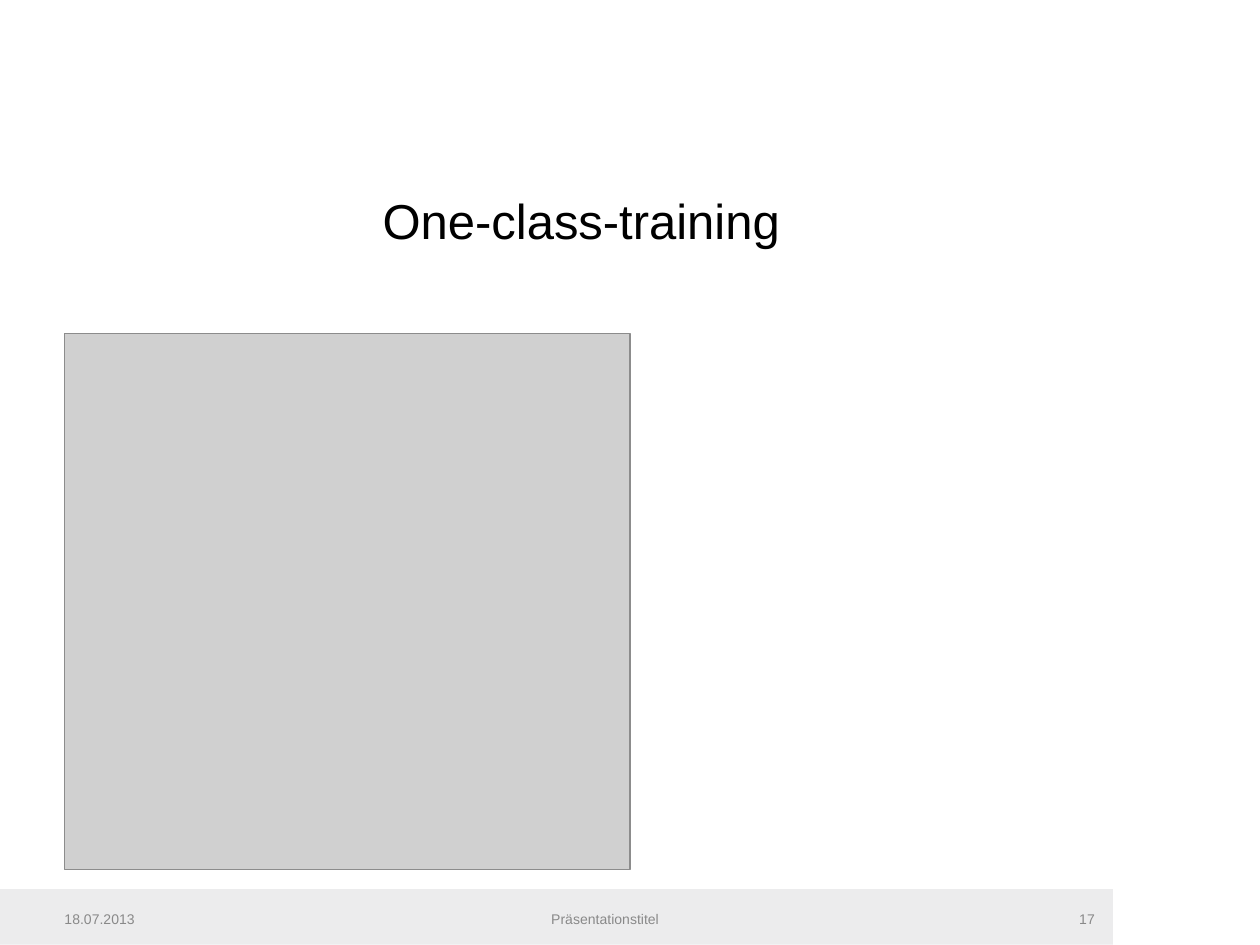
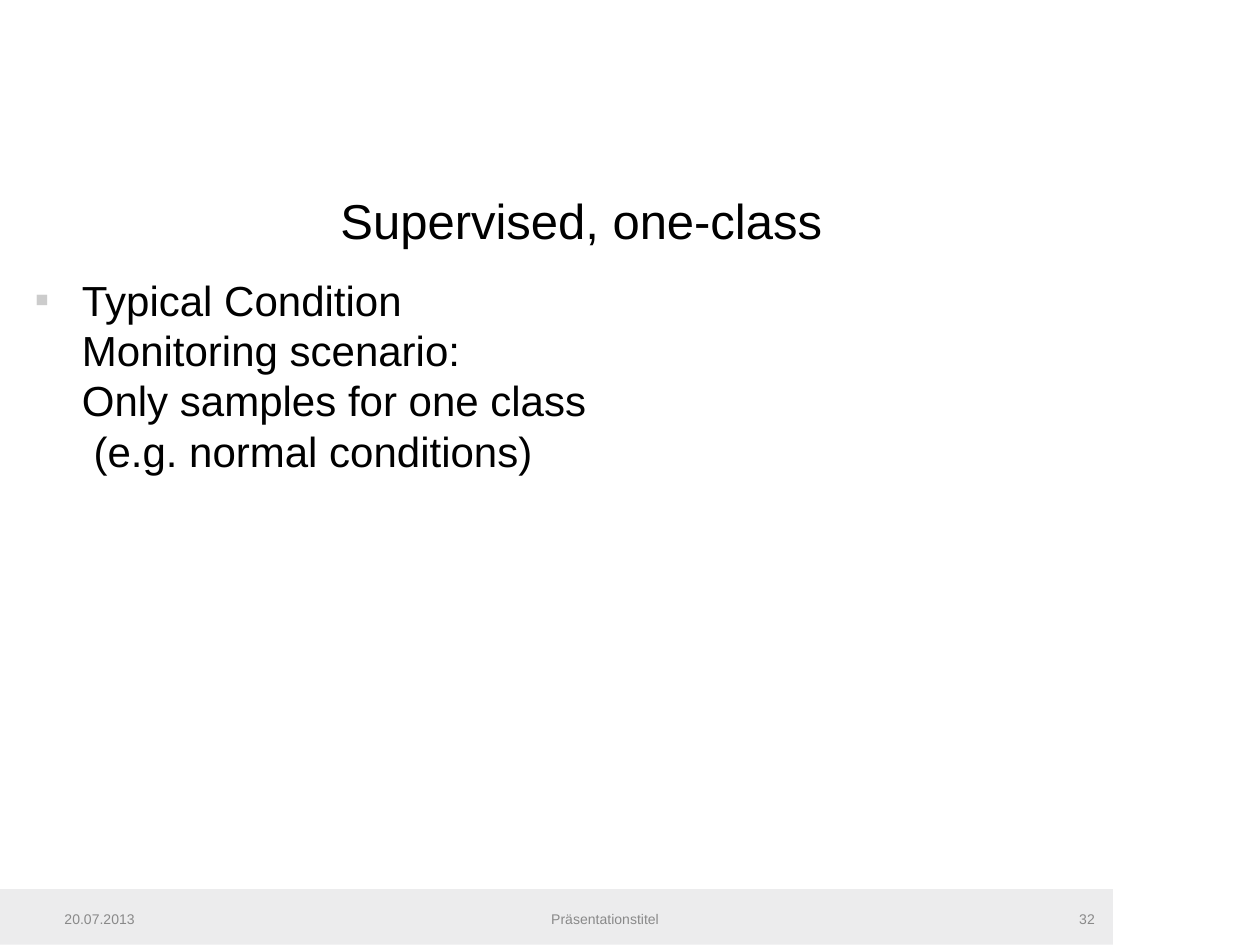
Before and after one commit to fera0013/MasterThesis, a slide deck: slide 32 of Documentation/SemiSupervisedMethodsInConditionMonitoring.pptx (slide 17 before the commit). Drawn at 1260x945 pixels with LibreOffice and Linux fonts; fonts in the diff are those of the drawing; grey boxes stand for pictures; background and template pictures are left out. Boxes give left, top, right and bottom in pixels: in the first picture for what was removed or moved away, otherwise in the second. Text is boxed around its words. In the diff, an @@ line names an element or a change of style, - is before the commit and + after.

Commit message:
Outlier Detection in Condition Monitoring Presentation

```diff
--- a/Documentation/SemiSupervisedMethodsInConditionMonitoring.pptx
+++ b/Documentation/SemiSupervisedMethodsInConditionMonitoring.pptx
@@ text at (x1=340, y1=203, x2=823, y2=250): text changed @@
-One-class-training
+Supervised, one-class
@@ text added at (x1=82, y1=285, x2=586, y2=475), 24 pt, text #000000 @@
+▪ Typical Condition Monitoring scenario: Only samples for one class (e.g. normal conditions)
@@ picture removed at (x1=64, y1=334, x2=630, y2=869) @@
@@ text at (x1=64, y1=914, x2=134, y2=924): text changed @@
-18.07.2013
+20.07.2013
@@ page number at (x1=1079, y1=914, x2=1095, y2=924): text changed @@
-17
+32
```
Also in this commit, not shown: 47 other slides changed, 20 slides added, 2 other files.
